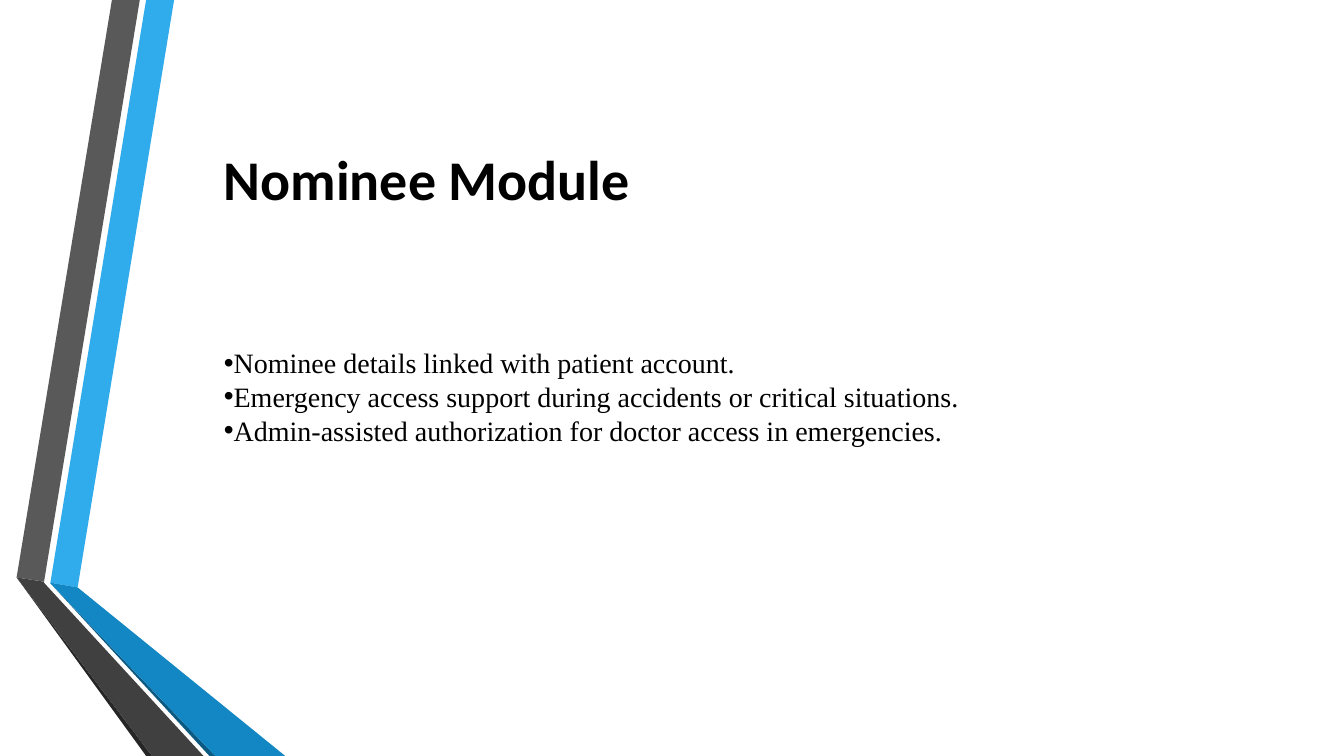
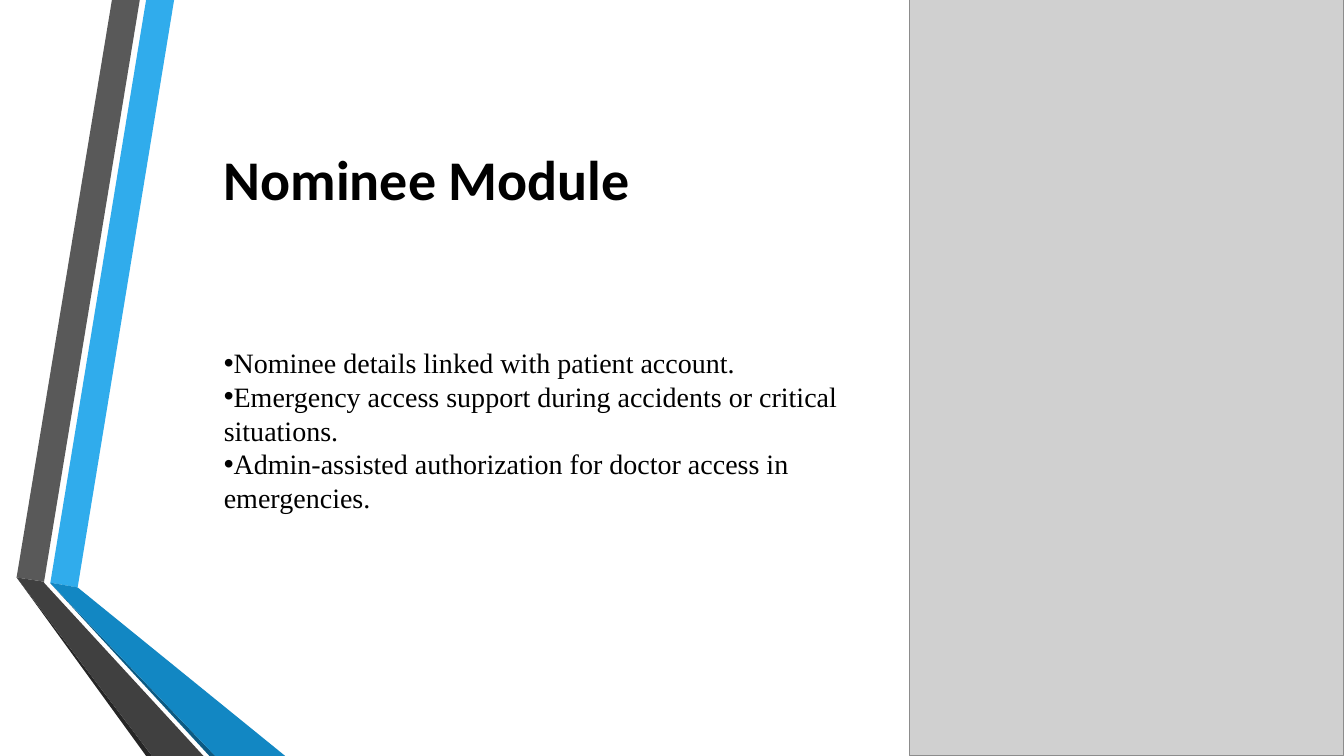
Before and after one commit to kedar3016/DIGITAL_HEALTH_CARD, a slide deck: slide 15 of Digital Health Card.pptx. Drawn at 1344x756 pixels with LibreOffice and Linux fonts; fonts in the diff are those of the drawing; grey boxes stand for pictures; background and template pictures are left out. Boxes give left, top, right and bottom in pixels: in the first picture for what was removed or moved away, otherwise in the second. Text is boxed around its words. In the diff, an @@ line names an element or a change of style, - is before the commit and + after.

```diff
--- a/Digital Health Card.pptx
+++ b/Digital Health Card.pptx
@@ picture added at [909, 0, 1344, 756] @@
@@ text "Nominee Module" rewrapped from [224, 160, 958, 446] to [224, 160, 837, 513] @@
```
Also in this commit, not shown: 2 other slides changed, 4 slides added, 2 other files.
